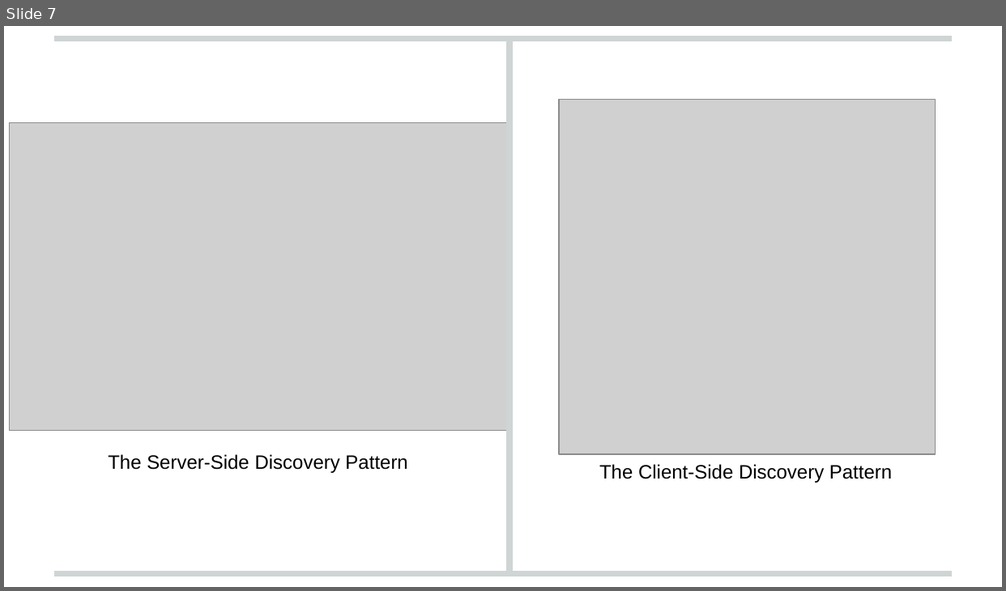
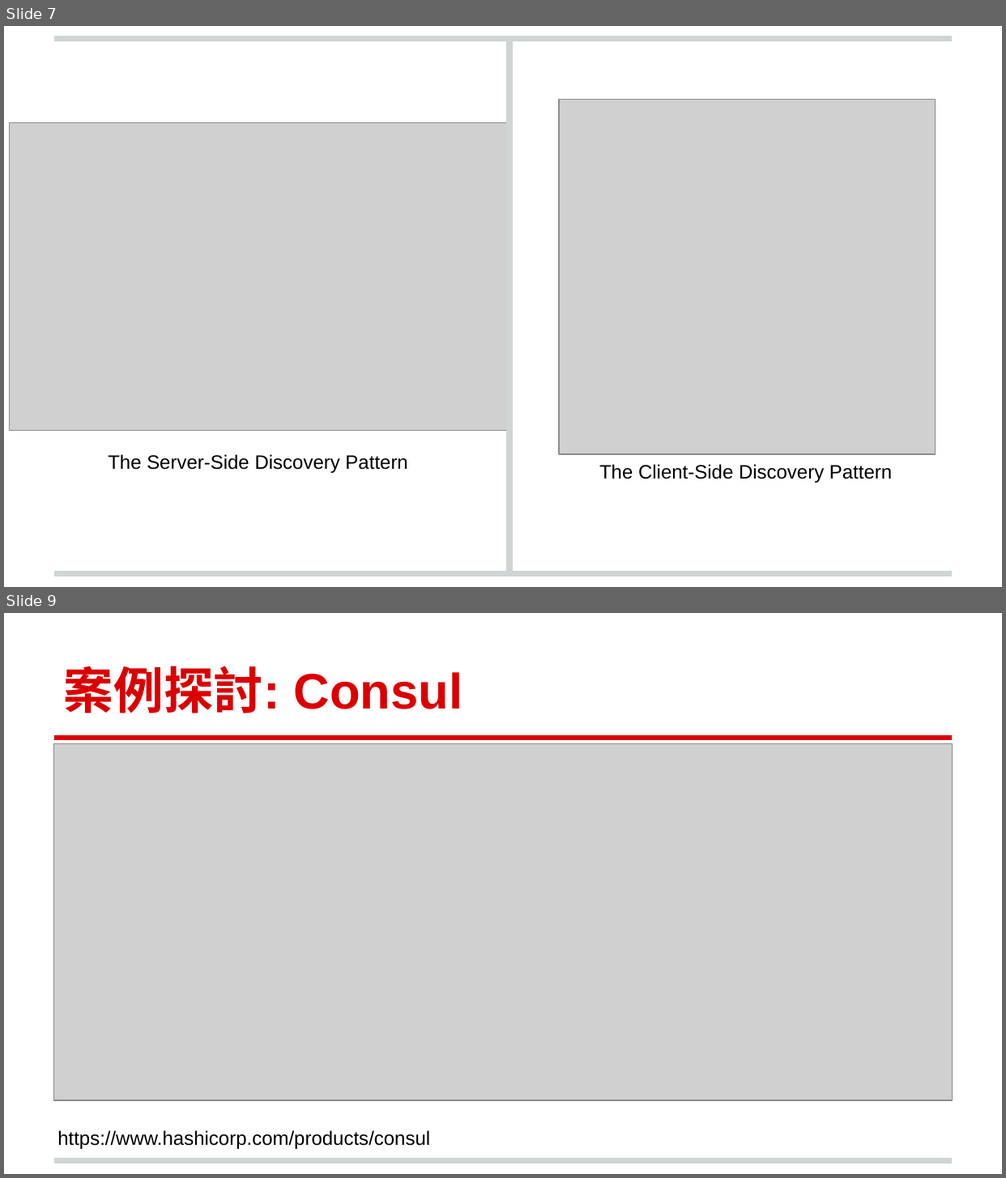
Before and after one commit to andrew0928/Meetup, a slide deck: 20180911.DevOpsDaysTaipei2018/Andrew-ServiceDiscovery (簡報).pptx. Shown one above the other, each under a label of ours: slide 7 before the commit, slides 7 and 9 after it; the slides between them are not shown. The pictures are 1006x591 and 1006x1178 pixels, drawn with LibreOffice and Linux fonts; fonts in the diff are those of the drawing; grey boxes stand for pictures; background and template pictures are left out. Boxes give left, top, right and bottom in pixels: in the first picture for what was removed or moved away, otherwise in the second. Text is boxed around its words. In the diff, an @@ line names an element or a change of style, - is before the commit and + after.

```diff
--- a/20180911.DevOpsDaysTaipei2018/Andrew-ServiceDiscovery (簡報).pptx
+++ b/20180911.DevOpsDaysTaipei2018/Andrew-ServiceDiscovery (簡報).pptx
@@ slide 9 added at (4, 613, 1002, 1174), background #FFFFFF; not listed: 1 template element that a slide beside it also shows @@
@@ title added at (64, 666, 463, 713), 36 pt, text #DA0002, bold @@
+案例探討: Consul
@@ line added from (54, 738) to (952, 738), #DA0002 4 pt @@
@@ picture added at (54, 743, 952, 1100) @@
@@ text added at (57, 1131, 430, 1149), 14 pt, text #000000 @@
+https://www.hashicorp.com/products/consul
```
Also in this commit, not shown: 1 slide changed, 24 other slides added, 1 slide removed.
